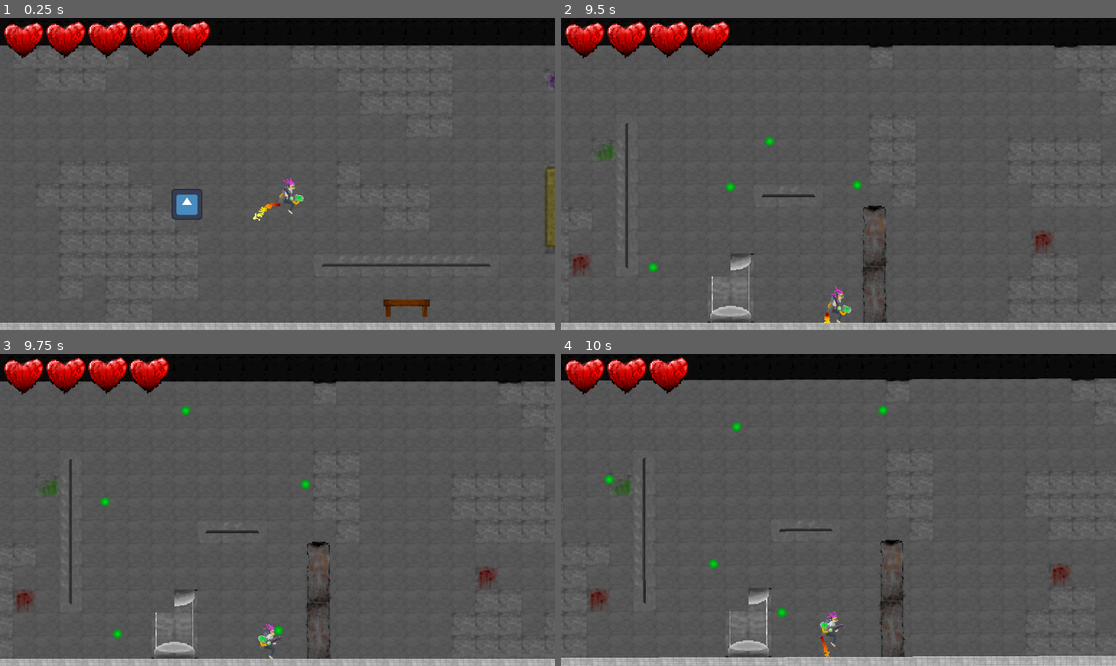
Above: before the commit, frames 1-4 (two rows, left to right).
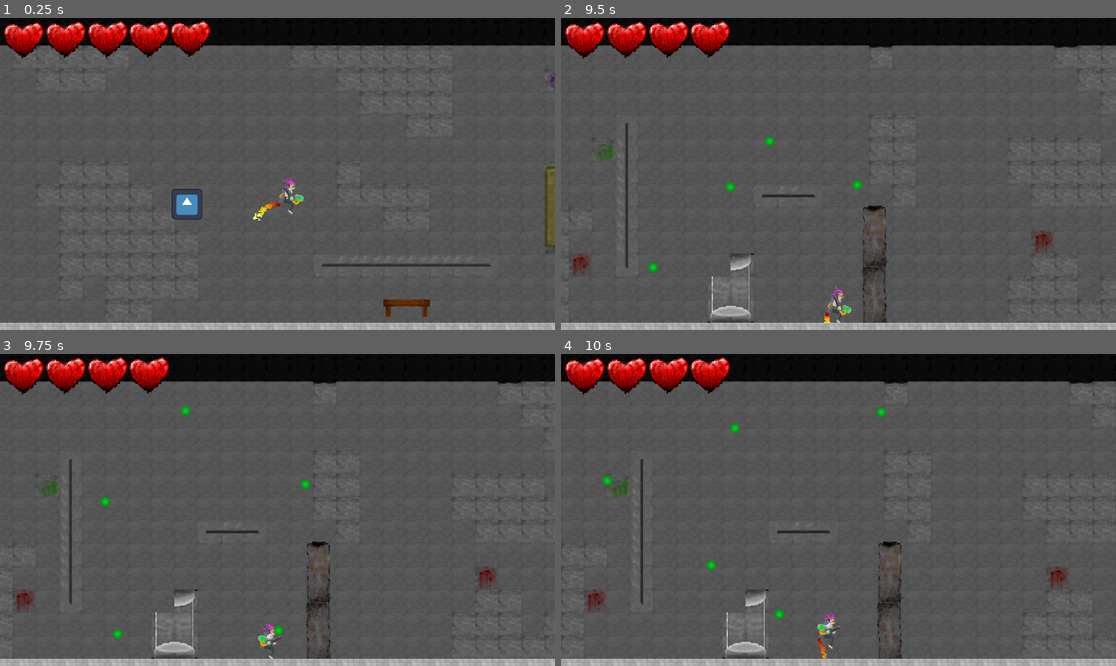
Above: after the commit, the same moments.

Repository: Sn0wy8/Haven
Game: Godot game, scene res://Scenes/main.tscn
Two runs of this game, one before a commit and one after it. Both use one fixed random seed, a clock stepped at 60 frames per second and the inputs below. The engine's default icon, where the game draws it, is replaced by a stand-in: a white triangle on a blue panel in a dark square.
Inputs (mouse positions are in pixels of both pictures, inside the frame that each line leads up to):
- Up to frame 1 (0.25 s): no input
- Up to frame 2 (9.5 s): move the mouse to (960, 158) at 0.52 s; hold D (RIGHT) 0.53-2.03 s; click (960, 158) at 0.6 s; tap W (UP) at 0.77, 1.52, 3.02, 3.77, 4.52, 6.02, 6.77, 7.52, 9.02 s; move the mouse to (727, 189) at 1.27 s; click (727, 189) at 1.35 s; move the mouse to (894, 105) at 2.02 s; hold A (LEFT) 2.03-2.78 s; click (894, 105) at 2.1 s; move the mouse to (810, 236) at 2.77 s; hold D (RIGHT) 2.78-4.28 s; click (810, 236) at 2.85 s; move the mouse to (1005, 220) at 3.52 s; click (1005, 220) at 3.6 s; move the mouse to (672, 127) at 4.27 s; hold A (LEFT) 4.28-5.03 s; click (672, 127) at 4.35 s; move the mouse to (866, 174) at 5.02 s; hold D (RIGHT) 5.03-5.78 s; click (866, 174) at 5.1 s; move the mouse to (755, 96) at 5.77 s; hold A (LEFT) 5.78-7.28 s; click (755, 96) at 5.85 s; move the mouse to (960, 158) at 6.52 s; click (960, 158) at 6.6 s; move the mouse to (727, 189) at 7.27 s; hold D (RIGHT) from 7.28 s (still down); click (727, 189) at 7.35 s; move the mouse to (894, 105) at 8.02 s; click (894, 105) at 8.1 s; move the mouse to (810, 236) at 8.77 s; click (810, 236) at 8.85 s
- Up to frame 3 (9.75 s): move the mouse to (444, 556) at 9.52 s; release D (RIGHT) at 9.53 s; hold A (LEFT) from 9.53 s (still down); click (444, 556) at 9.6 s
- Up to frame 4 (10 s): keep holding A (LEFT); tap W (UP) at 9.77 s

Frames 1-3 are identical in both runs. In frame 4, 4.2% of the frame differs, in the area x 0-100%, y 1-100%.

Commit message:
Update bullet.tscn

Diff:
--- a/haven/Scenes/bullet.tscn
+++ b/haven/Scenes/bullet.tscn
@@ -62,7 +62,7 @@
 shape = SubResource("CircleShape2D_yf5fn")
 
 [node name="GraceTimer" type="Timer" parent="." unique_id=1909946771]
-wait_time = 0.2
+wait_time = 0.5
 one_shot = true
 autostart = true
 
